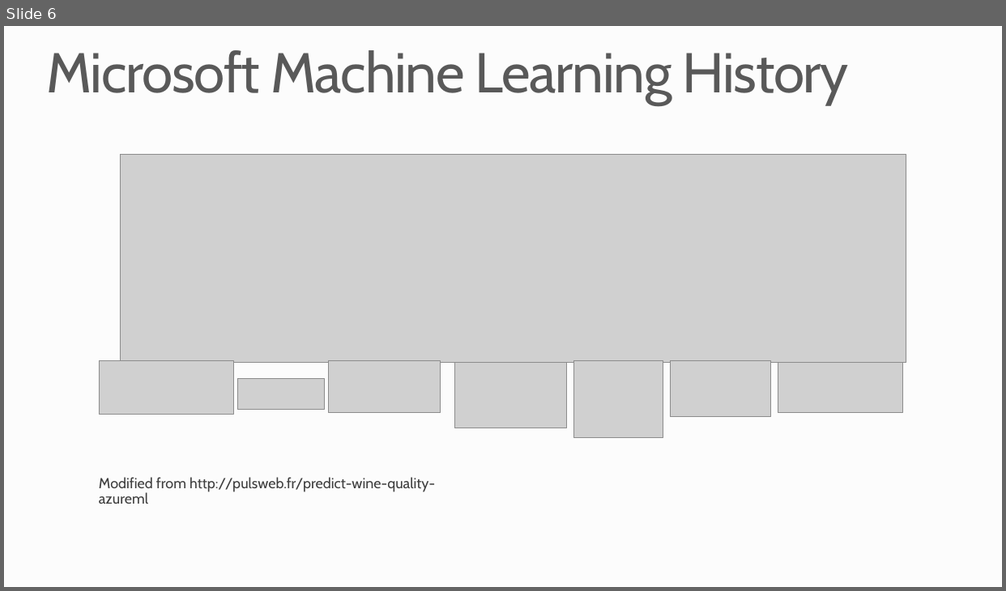
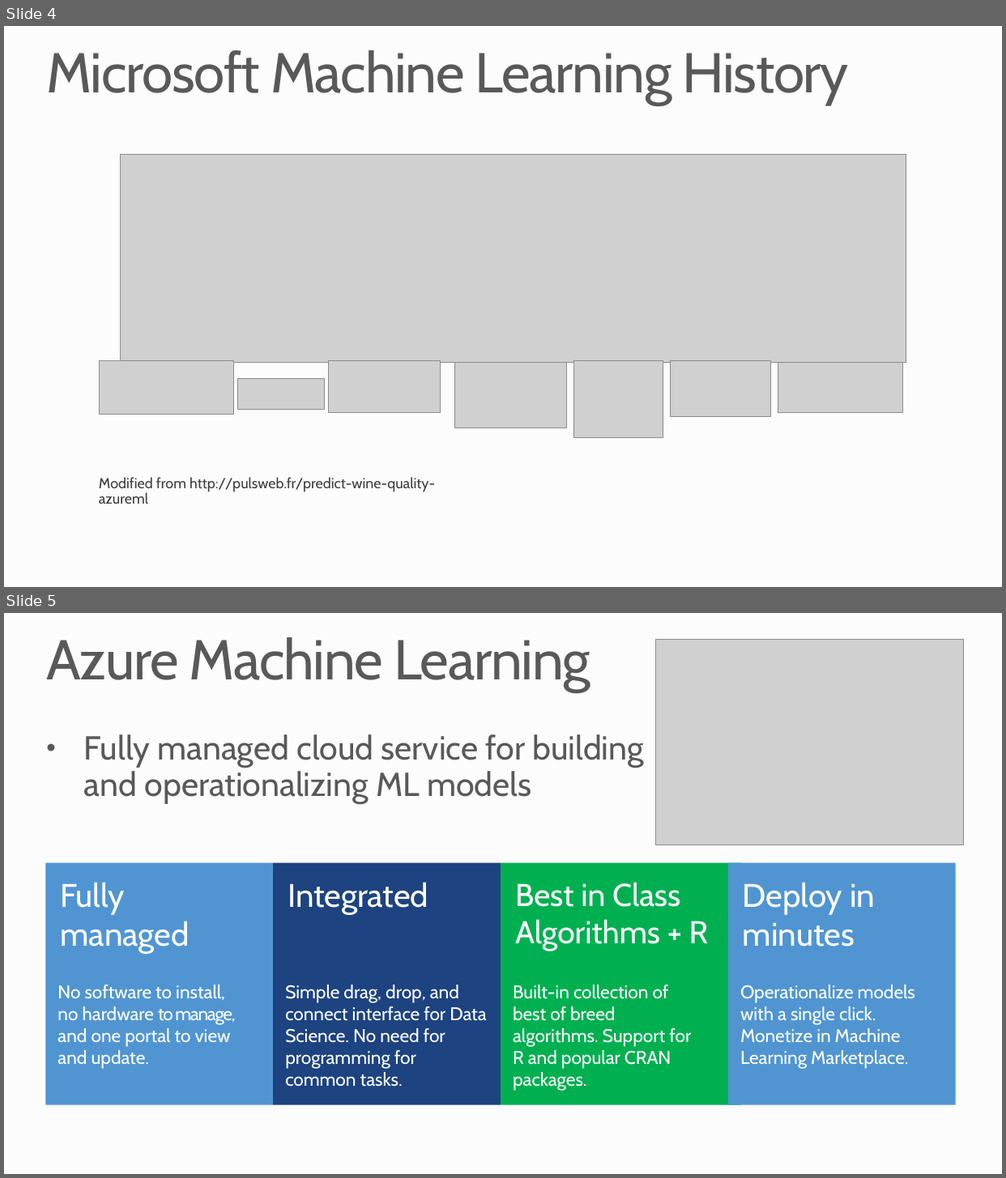
Before and after one commit to MSRConnections/Azure-training-course, a slide deck: Content/Machine Learning/Azure Machine Learning.pptx. Shown one above the other, each under a label of ours: slide 6 before the commit, slides 4 and 5 after it. The pictures are 1006x591 and 1006x1178 pixels, drawn with LibreOffice and Linux fonts; fonts in the diff are those of the drawing; grey boxes stand for pictures; background and template pictures are left out. Boxes give left, top, right and bottom in pixels: in the first picture for what was removed or moved away, otherwise in the second. Text is boxed around its words. In the diff, an @@ line names an element or a change of style, - is before the commit and + after.

```diff
--- a/Content/Machine Learning/Azure Machine Learning.pptx
+++ b/Content/Machine Learning/Azure Machine Learning.pptx
@@ slide 5 added at (4, 613, 1002, 1174), background #FCFCFC @@
@@ title added at (46, 637, 590, 692), 54 pt, text #595959 @@
+Azure Machine Learning
@@ picture added at (656, 639, 964, 845) @@
@@ text added at (84, 735, 644, 804), 32 pt, text #595959 @@
+• Fully managed cloud service for building and operationalizing ML models
@@ rectangle added at (46, 863, 274, 1105), fill #5095D1, 31.4 pt, text #FFFFFF @@
+Fully
+managed
@@ rectangle added at (273, 863, 501, 1105), fill #1D4380, 31.4 pt, text #FFFFFF @@
+Integrated
@@ rectangle added at (501, 863, 740, 1105), fill #00B050, 30.4 pt, text #FFFFFF @@
+Best in Class Algorithms + R
@@ rectangle added at (728, 863, 956, 1105), fill #5095D1, 31.4 pt, text #FFFFFF @@
+Deploy in minutes
@@ text added at (57, 985, 235, 1069), 17.6 pt, text #FFFFFF @@
+No software to install, no hardware to manage, and one portal to view and update.
@@ text added at (285, 985, 486, 1087), 17.6 pt, text #FFFFFF @@
+Simple drag, drop, and connect interface for Data Science. No need for programming for common tasks.
@@ text added at (513, 985, 691, 1091), 17.6 pt, text #FFFFFF @@
+Built-in collection of best of breed algorithms. Support for R and popular CRAN packages.
@@ text added at (740, 985, 915, 1069), 17.6 pt, text #FFFFFF @@
+Operationalize models with a single click. Monetize in Machine Learning Marketplace.
@@ what was slide 6 is now slide 4 @@
```
Also in this commit, not shown: 1 slide changed, 1 other slide added.
